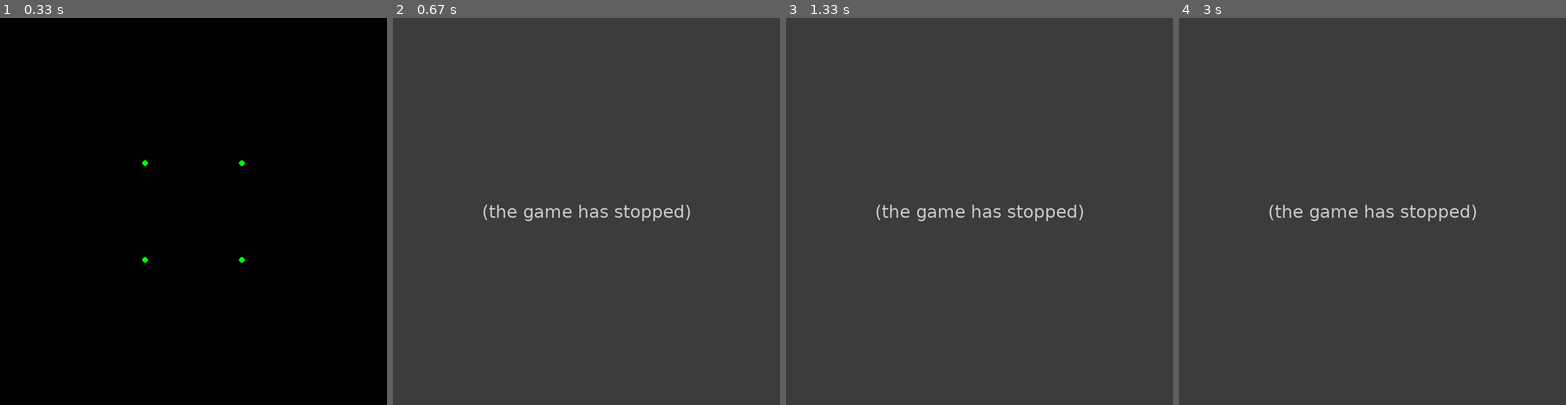
Above: before the commit, frames 1-4 (left to right).
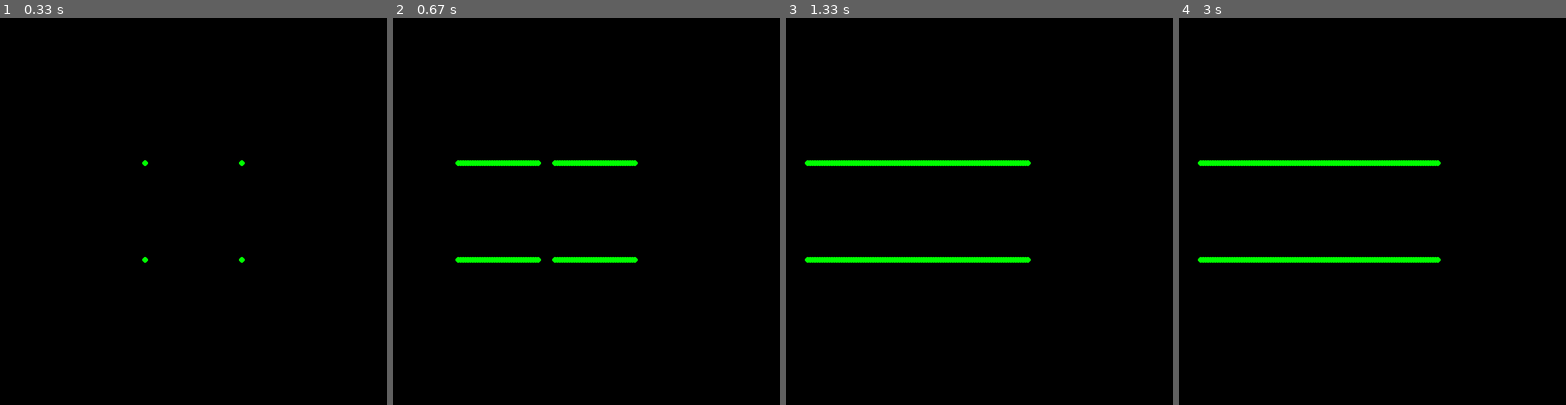
Above: after the commit, the same moments.

Repository: poonchoi/3D-GRAPHICS-ENGINE
Game: pygame game, started from _librarytest.py
The game is run twice, just before and just after one commit, with the same random seed, the same clock (stepped at 60 frames per second) and the same inputs.
Inputs:
- Up to frame 1 (0.33 s): no input
- Up to frame 2 (0.67 s): hold A from 0.33 s (still down); hold Right from 0.33 s (still down)
- Up to frame 3 (1.33 s): release A at 0.8 s; release Right at 0.8 s; tap A at 0.83 s
- Up to frame 4 (3 s): hold D 2.17-2.7 s; hold Left 2.17-2.7 s; tap D at 2.73 s

Frame 1 is identical in both runs. In frame 2, 100% of the frame differs, in the area x 0-100%, y 0-100%; in frame 3, 100%; in frame 4, 100%.
Error before the commit: TypeError: 'Point' object does not support item assignment (pg3d.py line 106); the game stopped at 0.33 s (later frames are placeholders)

Commit message:
rotations

Diff:
--- a/pygame3D/MatrixMath/matrix.py
+++ b/pygame3D/MatrixMath/matrix.py
@@ -35,6 +35,10 @@
                 print("]",end="")
         print("]",end="")
         return ("")
+
+
+    def __setitem__(self, index, value):
+        self.matrix[index] = value
 
 
     def __getitem__(self, index):
--- a/pygame3D/pg3d.py
+++ b/pygame3D/pg3d.py
@@ -64,36 +64,27 @@
         """
         rotates point in x axis by given angle
         """
-        rotateX = Matrix([[1, 0, 0],
-                          [0, m.cos(self.angle), m.sin(self.angle)],
-                          [0, -m.sin(self.angle), m.cos(self.angle)]])
-        for shape in self.all_shapes:
-            for point in shape:
-                self.all_shapes[shape][point] = point * rotateX
+        for shape in self.all_shapes:
+            for point in shape:
+                point.rotate_x(self.angle)
 
 
     def rotate_y(self):
         """
         rotates point in y axis by given angle
         """
-        rotateY = Matrix([[m.cos(self.angle), 0, -m.sin(self.angle)],
-                          [0, 1, 0],
-                          [m.sin(self.angle), 0, m.cos(self.angle)]])
-        for shape in self.all_shapes:
-            for point in shape:
-                self.all_shapes[shape][point] = point * rotateY
+        for shape in self.all_shapes:
+            for point in shape:
+                point.rotate_y(self.angle)
 
 
     def rotate_z(self):
         """
         rotates point in z axis by given angle
         """
-        rotateZ = Matrix([[m.cos(self.angle), m.sin(self.angle), 0],
-                          [-m.sin(self.angle), m.cos(self.angle), 0],
-                          [0, 0, 1]])
-        for shape in self.all_shapes:
-            for point in shape:
-                self.all_shapes[shape][point] = point * rotateZ
+        for shape in self.all_shapes:
+            for point in shape:
+                point.rotate_y(self.angle)
 
 
     def translate(self, new_pos):
@@ -103,9 +94,9 @@
         x, y, z = new_pos
         for shape in self.all_shapes:
             for point in shape:
-                point[0] = x
-                point[1] = x
-                point[1] = x
+                point[0] += x
+                point[1] += y
+                point[2] += z
 
 
     def draw(self):
@@ -135,27 +126,28 @@
             self.camera_pos[0] += self.movement_speed
             self.translate((self.movement_speed, 0, 0))
 
+        if key[pg.K_RIGHT]:
+            self.angle += 0.01
+            self.rotate_y()
+        if key[pg.K_LEFT]:
+            self.angle -= 0.01
+            self.rotate_y()
+
 
 
 
 class Point():
-    projection_matrix = Matrix([[1, 0, 0],
-                                [0, 1, 0],
-                                [0, 0, 0]])
-
-
     def __init__(self, app, coordinate):
         self.coordinate = Matrix([coordinate])
         app.add_point(self)
 
 
-    def project(self):
-        new_point = self.coordinate * Point.projection_matrix
-        return new_point[0]
-
-
     def __repr__(self):
         return str(self.coordinate[0])
+
+
+    def __setitem__(self, index, value):
+        self.coordinate[0][index] = value
 
 
     def __getitem__(self, item):
@@ -163,3 +155,46 @@
             return self.coordinate[0][item]
         else:
             return "invalid"
+
+
+    def project(self):
+        projection_matrix = Matrix([[1, 0, 0],
+                                    [0, 1, 0],
+                                    [0, 0, 0]])
+        new_point = self.coordinate * projection_matrix
+        return new_point[0]
+
+
+    def rotate_x(self, angle):
+        """
+        rotates point in x axis by given angle
+        """
+        rotateX = Matrix([[1, 0, 0],
+                          [0, m.cos(angle), m.sin(angle)],
+                          [0, -m.sin(angle), m.cos(angle)]])
+
+        return self.coordinate * rotateX
+
+
+    def rotate_y(self, angle):
+        """
+        rotates point in y axis by given angle
+        """
+        rotateY = Matrix([[m.cos(angle), 0, -m.sin(angle)],
+                          [0, 1, 0],
+                          [m.sin(angle), 0, m.cos(angle)]])
+        return self.coordinate * rotateY
+
+
+    def rotate_z(self, angle):
+        """
+        rotates point in z axis by given angle
+        """
+        rotateZ = Matrix([[m.cos(angle), m.sin(angle), 0],
+                          [-m.sin(angle), m.cos(angle), 0],
+                          [0, 0, 1]])
+        for shape in self.all_shapes:
+            for point in shape:
+                point = point * rotateZ
+
+        return self.coordinate * rotateZ
--- a/unsynced/pg3d.py
+++ b/unsynced/pg3d.py
@@ -15,6 +15,7 @@
         self.screen = pg.display.set_mode(self.RES)
         self.clock = pg.time.Clock()
         self.world = World(self.RES, self.screen)
+
 
     def add_point(self, point):
         self.world.add_point(point)
@@ -52,6 +53,7 @@
     def add_point(self, point):
         self.all_shapes.append([point])
         print(point)
+
 
     def add_shape(self, shape):
         self.all_shapes.append(shape)
